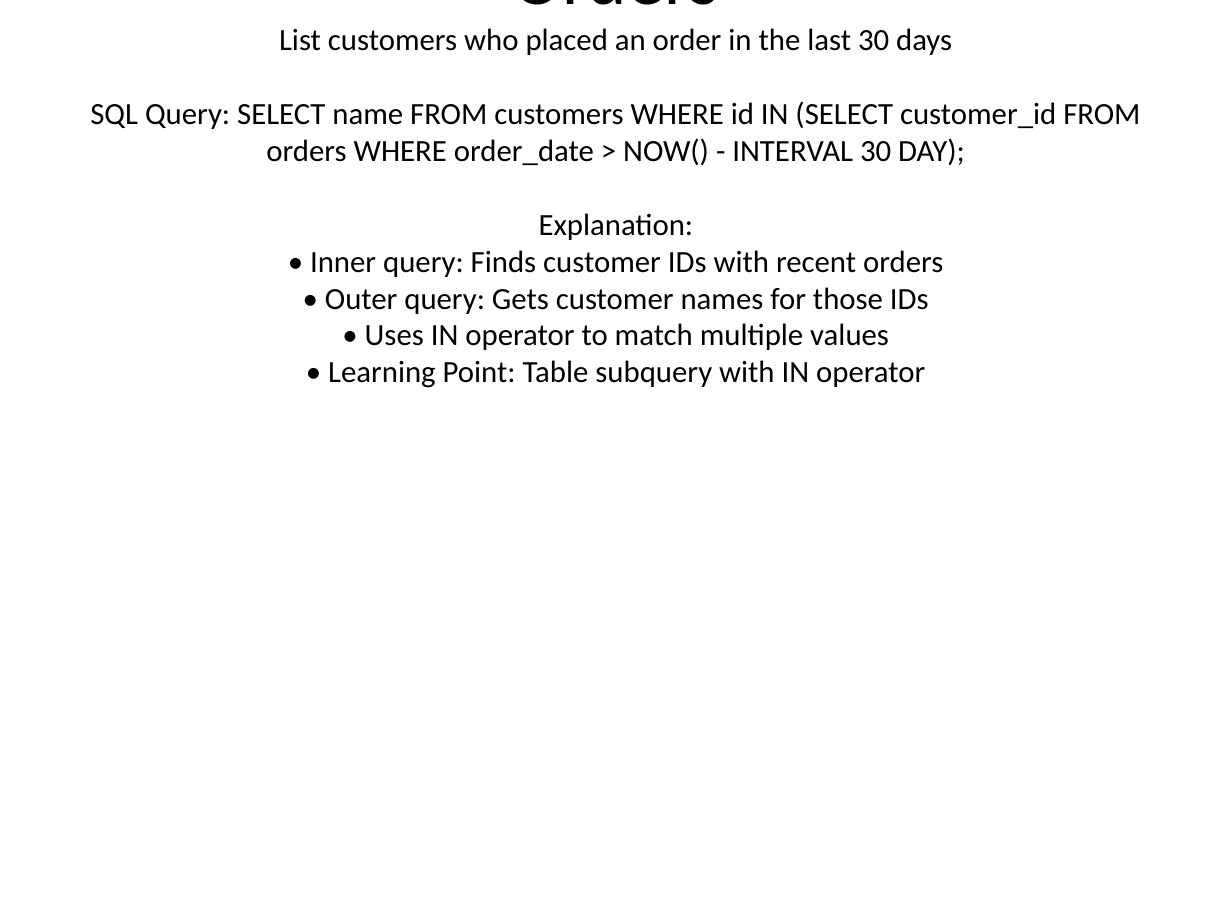
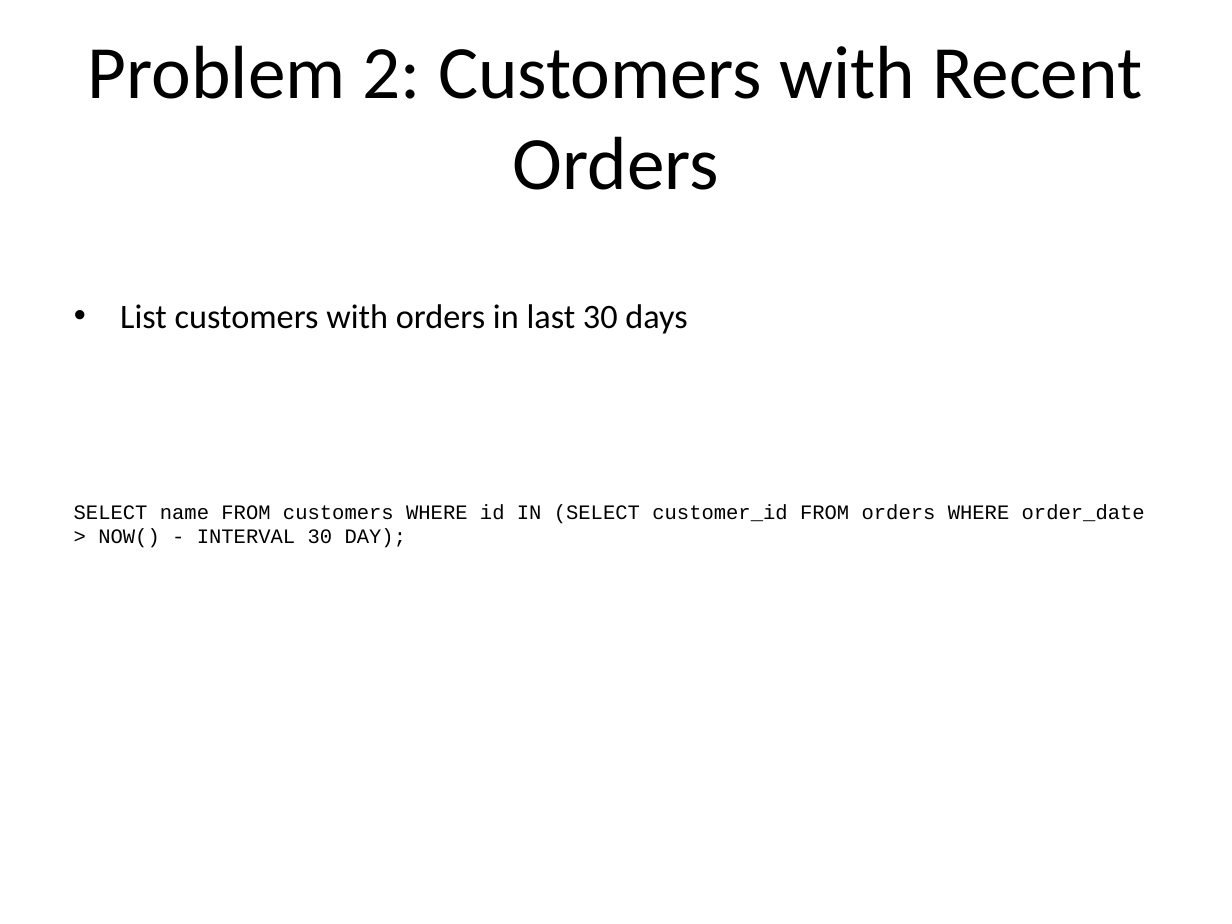
Before and after one commit to parth5012/cron-system, a slide deck: slide 7 of static/sql-subqueries-presentation/SQL_Subqueries_Presentation.pptx. Drawn at 1232x924 pixels with LibreOffice and Linux fonts; fonts in the diff are those of the drawing. Boxes give left, top, right and bottom in pixels: in the first picture for what was removed or moved away, otherwise in the second. Text is boxed around its words. In the diff, an @@ line names an element or a change of style, - is before the commit and + after.

```diff
--- a/static/sql-subqueries-presentation/SQL_Subqueries_Presentation.pptx
+++ b/static/sql-subqueries-presentation/SQL_Subqueries_Presentation.pptx
@@ title at <box>90,28,1140,388</box>: paragraph removed @@
-List customers who placed an order in the last 30 days
-SQL Query: SELECT name FROM customers WHERE id IN (SELECT customer_id FROM orders WHERE order_date > NOW() - INTERVAL 30 DAY);
-Explanation:
-• Inner query: Finds customer IDs with recent orders
-• Outer query: Gets customer names for those IDs
-• Uses IN operator to match multiple values
-• Learning Point: Table subquery with IN operator
@@ text added at <box>120,304,687,334</box>, 20 pt, text #000000 @@
+• List customers with orders in last 30 days
@@ text added at <box>74,504,1145,548</box>, 12 pt, text #000000 @@
+SELECT name FROM customers WHERE id IN (SELECT customer_id FROM orders WHERE order_date > NOW() - INTERVAL 30 DAY);
```
Also in this commit, not shown: 14 other slides changed.
